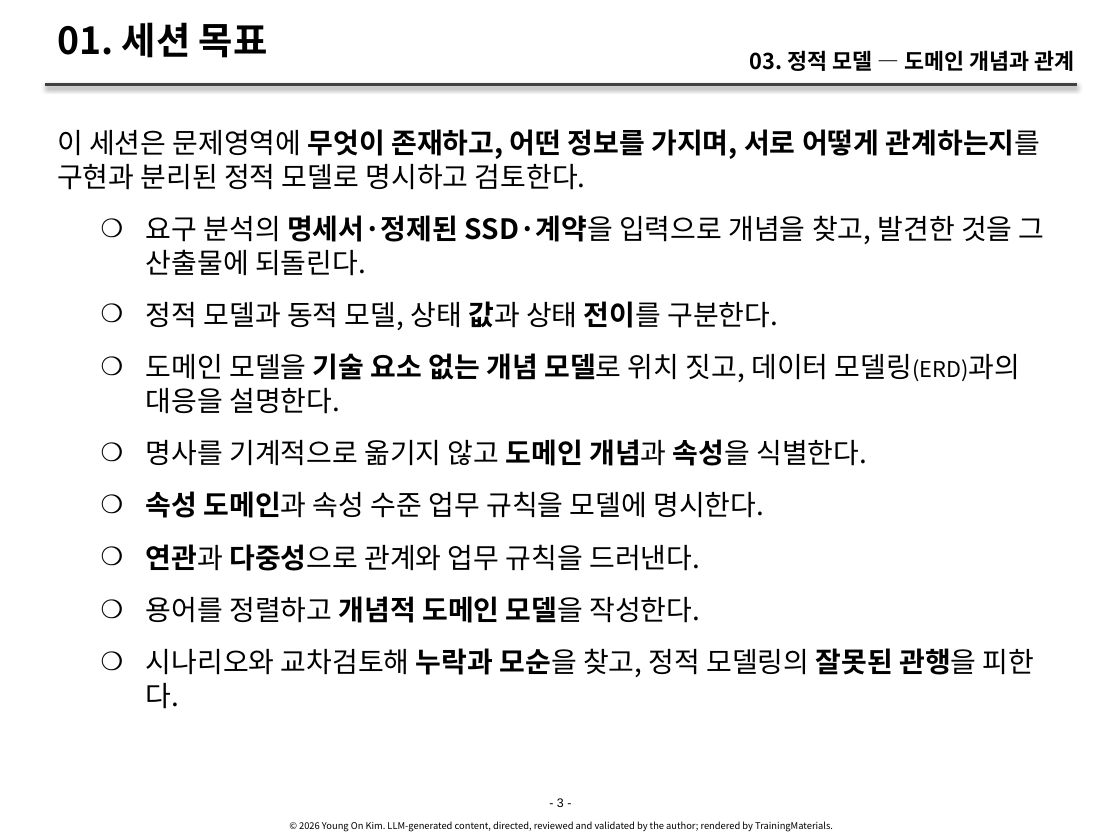
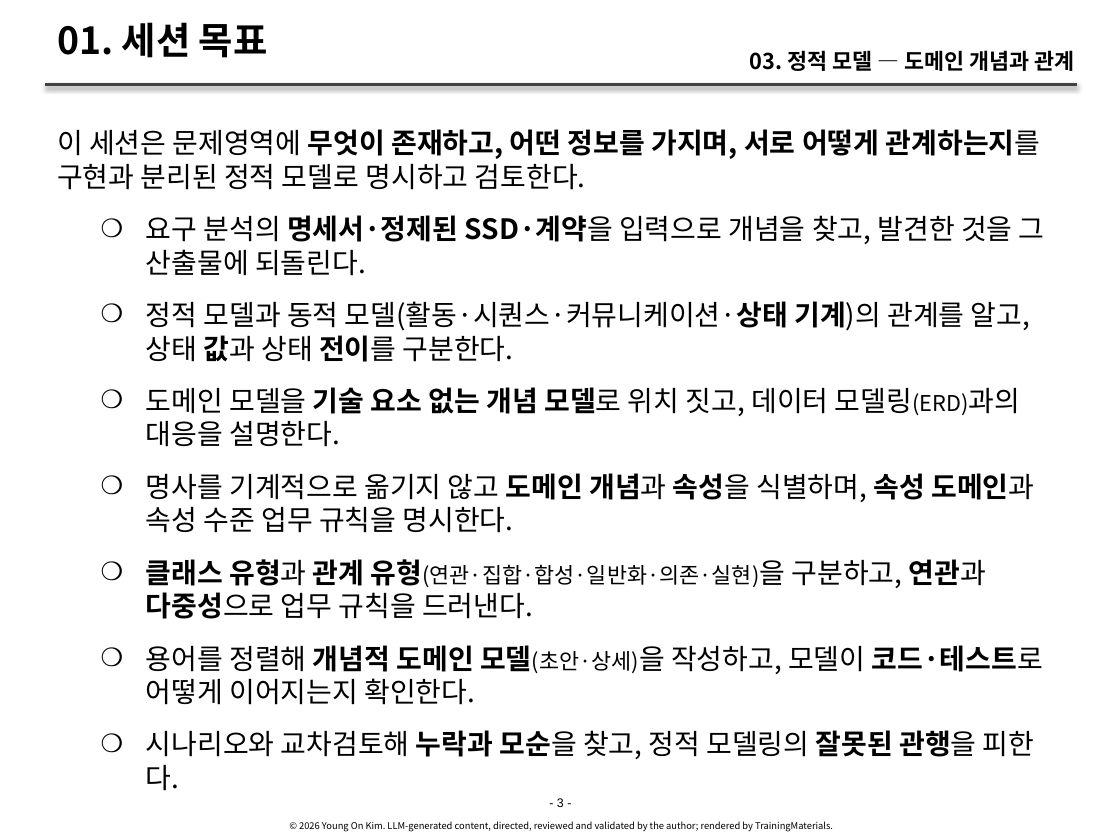
Before and after one commit to YoungSan77/TrainingMaterials, a slide deck: slide 3 of courses/ooad/sessions/s03.pptx. Drawn at 1120x840 pixels with LibreOffice and Linux fonts; fonts in the diff are those of the drawing. Boxes give left, top, right and bottom in pixels: in the first picture for what was removed or moved away, otherwise in the second. Text is boxed around its words. In the diff, an @@ line names an element or a change of style, - is before the commit and + after.

```diff
--- a/courses/ooad/sessions/s03.pptx
+++ b/courses/ooad/sessions/s03.pptx
@@ text at (146, 301, 1030, 362): text changed @@
-    ❍ 정적 모델과 동적 모델, 상태 값과 상태 전이를 구분한다.
+    ❍ 정적 모델과 동적 모델(활동·시퀀스·커뮤니케이션·상태 기계)의 관계를 알고, 상태 값과 상태 전이를 구분한다.
@@ text at (146, 473, 1043, 705): text changed @@
-    ❍ 명사를 기계적으로 옮기지 않고 도메인 개념과 속성을 식별한다.
-    ❍ 속성 도메인과 속성 수준 업무 규칙을 모델에 명시한다.
-    ❍ 연관과 다중성으로 관계와 업무 규칙을 드러낸다.
-    ❍ 용어를 정렬하고 개념적 도메인 모델을 작성한다.
+    ❍ 명사를 기계적으로 옮기지 않고 도메인 개념과 속성을 식별하며, 속성 도메인과 속성 수준 업무 규칙을 명시한다.
+    ❍ 클래스 유형과 관계 유형(연관·집합·합성·일반화·의존·실현)을 구분하고, 연관과 다중성으로 업무 규칙을 드러낸다.
+    ❍ 용어를 정렬해 개념적 도메인 모델(초안·상세)을 작성하고, 모델이 코드·테스트로 어떻게 이어지는지 확인한다.
```
Also in this commit, not shown: 67 other slides changed, 14 slides added, 44 other files.
